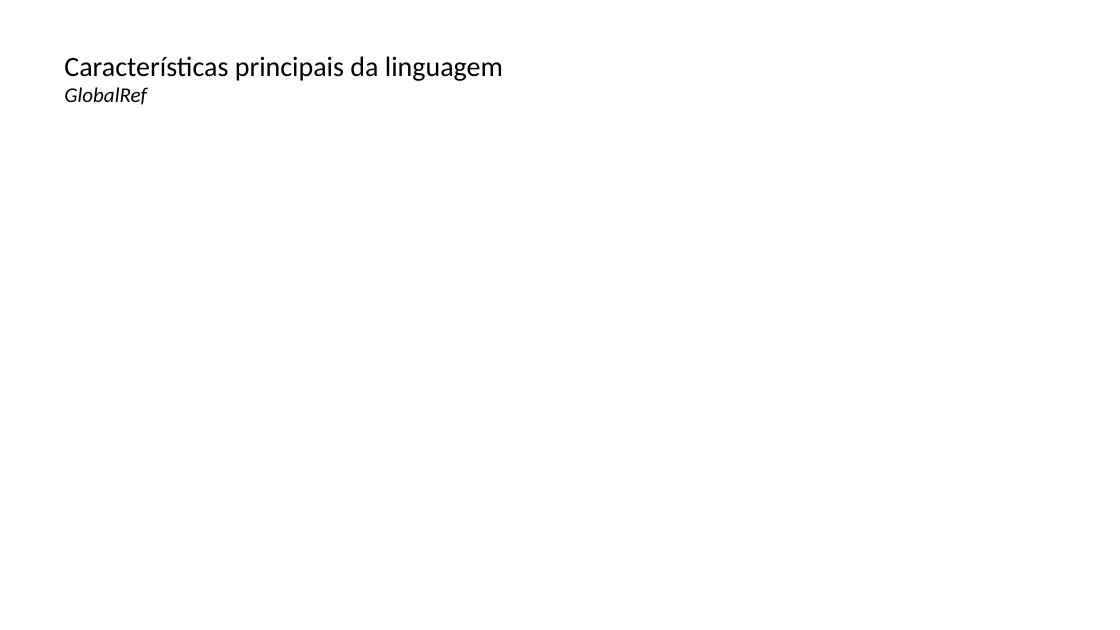
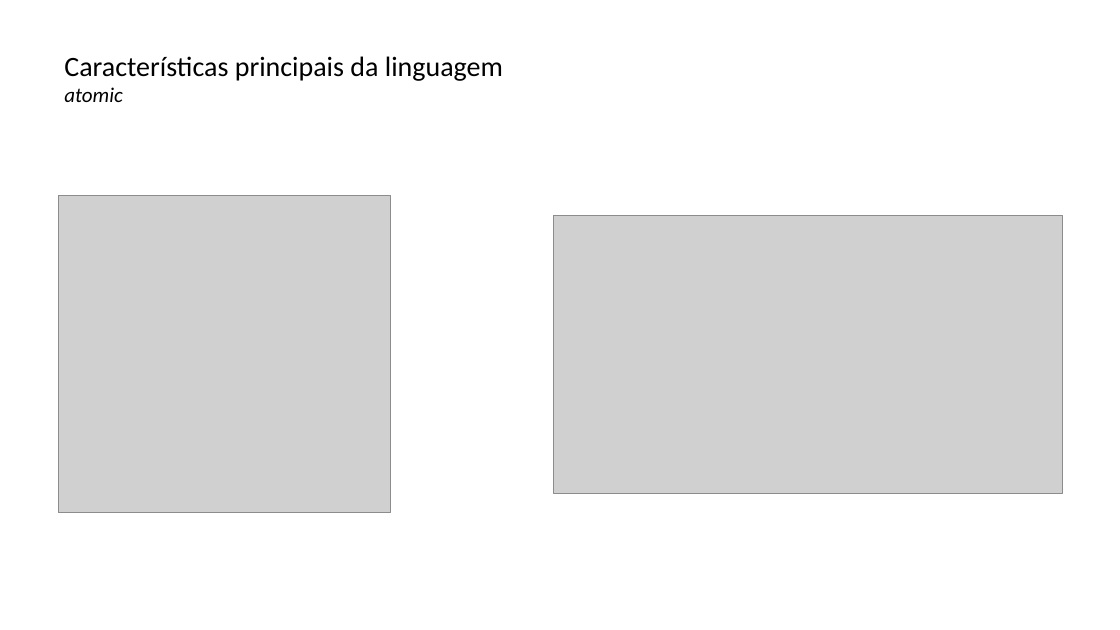
Before and after one commit to lquatrin/inf2591, a slide deck: slide 17 of x10.pptx (slide 19 before the commit). Drawn at 1120x630 pixels with LibreOffice and Linux fonts; fonts in the diff are those of the drawing; grey boxes stand for pictures. Boxes give left, top, right and bottom in pixels: in the first picture for what was removed or moved away, otherwise in the second. Text is boxed around its words. In the diff, an @@ line names an element or a change of style, - is before the commit and + after.

```diff
--- a/x10.pptx
+++ b/x10.pptx
@@ title at (x1=64, y1=56, x2=503, y2=102): text changed @@
-Características principais da linguagem
-GlobalRef
+Características principais da linguagem
+atomic
@@ picture added at (x1=59, y1=196, x2=391, y2=513) @@
@@ picture added at (x1=554, y1=215, x2=1063, y2=494) @@
```
Also in this commit, not shown: 12 other slides changed, 1 slide added, 5 other files.
